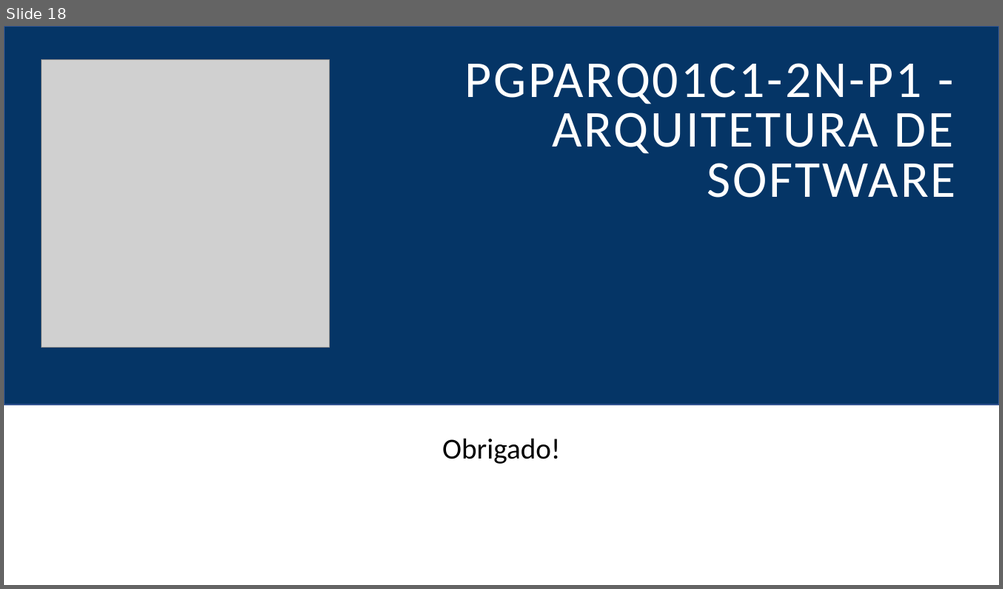
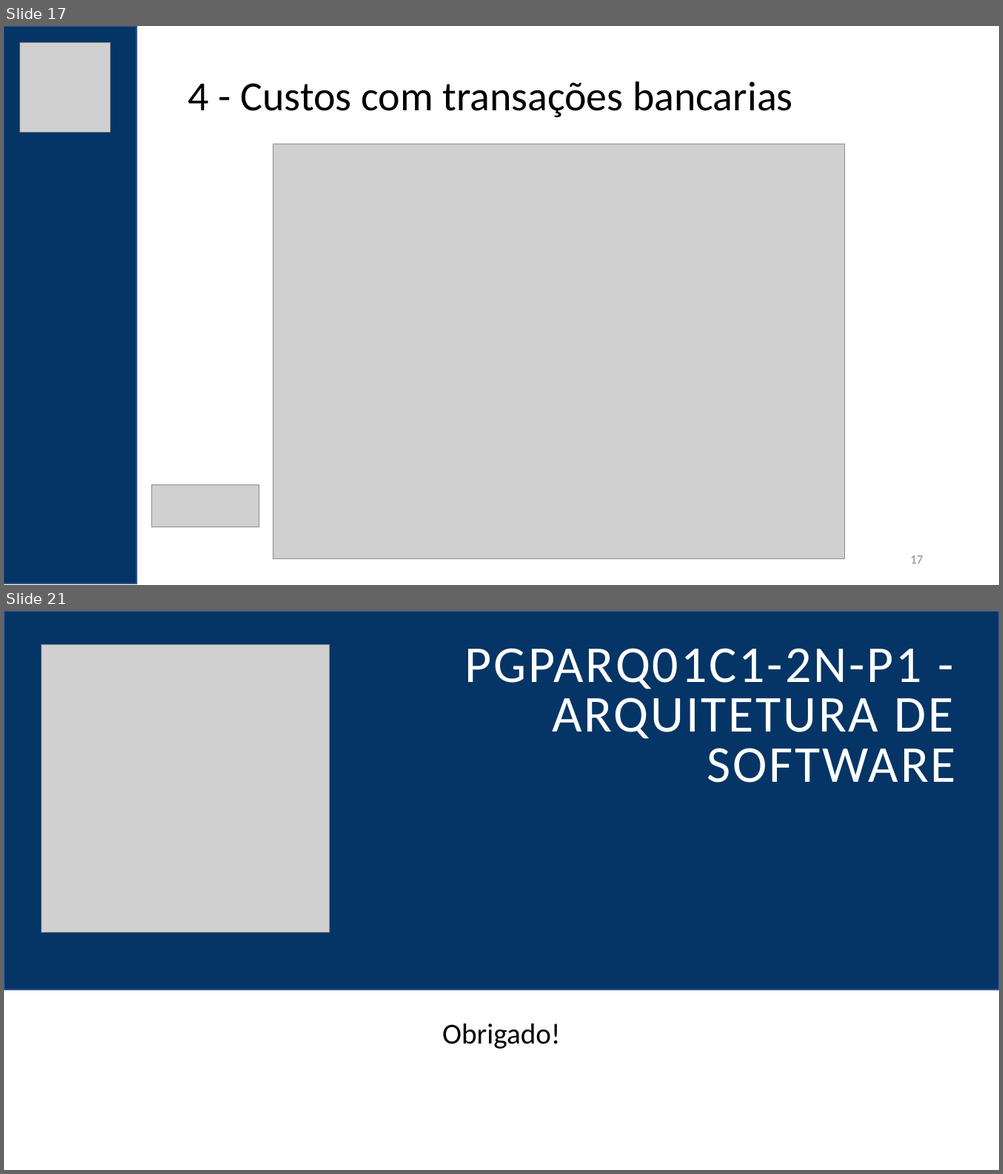
Before and after one commit to felipementel/c4-model-builder, a slide deck: ppt/PGPARQ01C1-2N-P1 - Arquitetura de Software.pptx. Shown one above the other, each under a label of ours: slide 18 before the commit, slides 17 and 21 after it; the slides between them are not shown. The pictures are 1003x589 and 1003x1174 pixels, drawn with LibreOffice and Linux fonts; fonts in the diff are those of the drawing; grey boxes stand for pictures. Boxes give left, top, right and bottom in pixels: in the first picture for what was removed or moved away, otherwise in the second. Text is boxed around its words. In the diff, an @@ line names an element or a change of style, - is before the commit and + after.

```diff
--- a/ppt/PGPARQ01C1-2N-P1 - Arquitetura de Software.pptx
+++ b/ppt/PGPARQ01C1-2N-P1 - Arquitetura de Software.pptx
@@ slide 17 added at (4, 26, 999, 585), background #FFFFFF @@
@@ rectangle added at (4, 26, 136, 584), fill #053566, outline #325491 1 pt @@
@@ picture added at (20, 42, 110, 132) @@
@@ text added at (188, 82, 792, 118), 40 pt, text #000000 @@
+4 - Custos com transações bancarias
@@ picture added at (273, 144, 844, 560) @@
@@ picture added at (151, 486, 259, 528) @@
@@ page number added at (910, 556, 922, 564), 12 pt, text #8C8C8C @@
+17
@@ what was slide 18 is now slide 21 @@
```
Also in this commit, not shown: 8 slides changed, 2 other slides added, 13 other files.
